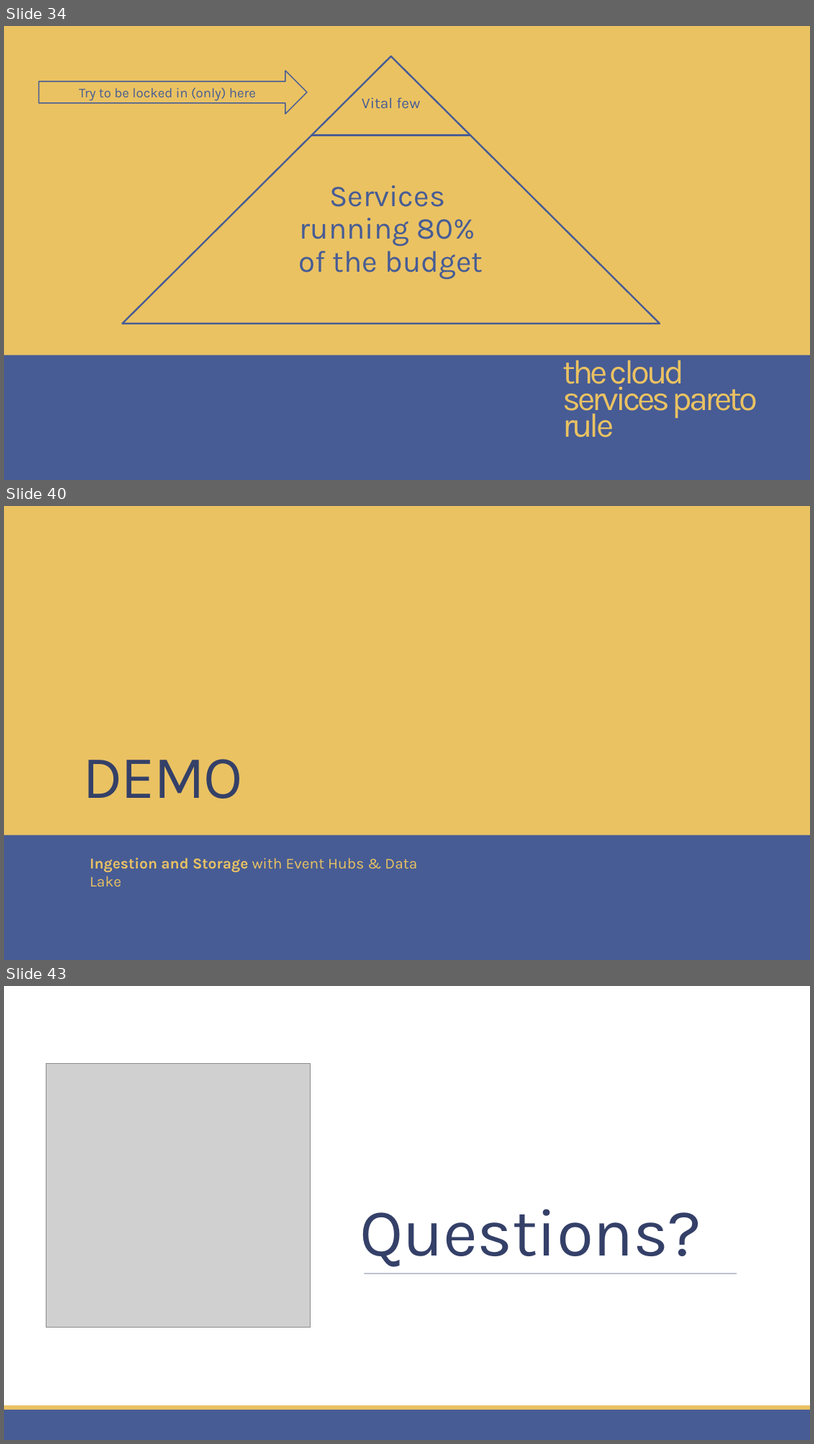
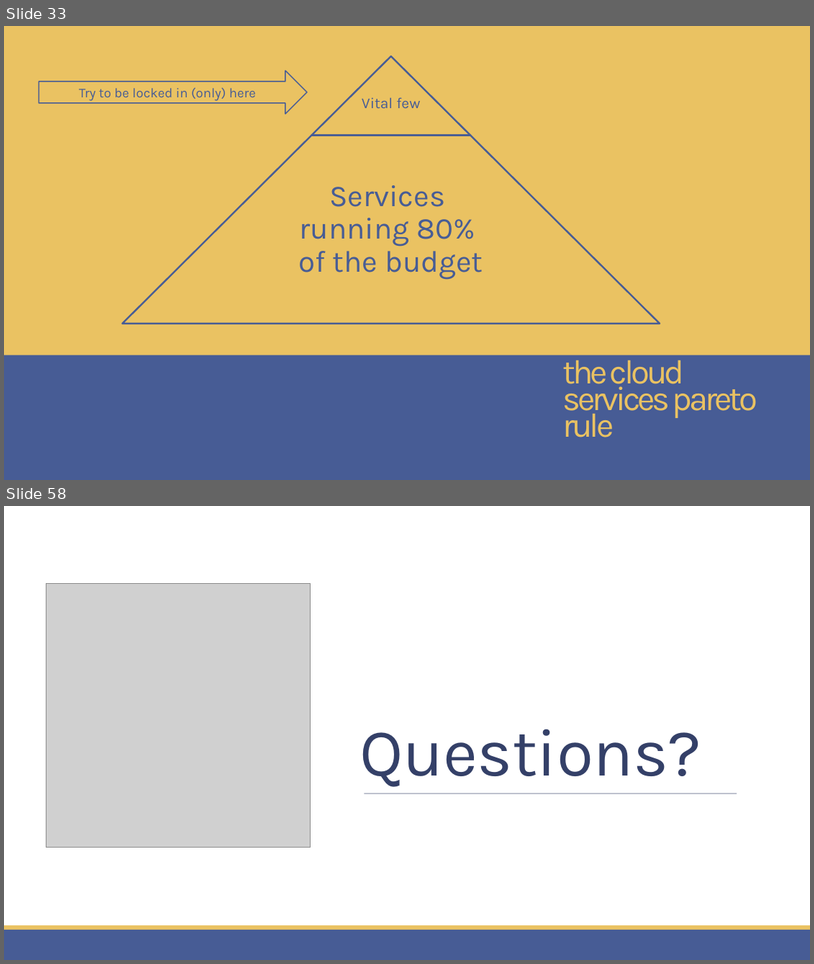
Before and after one commit to childotg/Events.2023, a slide deck: 230425 - DevOpsCon @London/Let's go Hybrid! Is it better.. No. Is it cheaper.. Yes!.pptx. Shown one above the other, each under a label of ours: slides 34, 40 and 43 before the commit, slides 33 and 58 after it; the slides between them are not shown. The pictures are 814x1444 and 814x964 pixels, drawn with LibreOffice and Linux fonts; fonts in the diff are those of the drawing; grey boxes stand for pictures; background and template pictures are left out. Boxes give left, top, right and bottom in pixels: in the first picture for what was removed or moved away, otherwise in the second. Text is boxed around its words. In the diff, an @@ line names an element or a change of style, - is before the commit and + after.

```diff
--- a/230425 - DevOpsCon @London/Let's go Hybrid! Is it better.. No. Is it cheaper.. Yes!.pptx
+++ b/230425 - DevOpsCon @London/Let's go Hybrid! Is it better.. No. Is it cheaper.. Yes!.pptx
@@ slide 40 removed at (x1=4, y1=506, x2=810, y2=960), background gradient #46507B to #283665 to #222C4F @@
@@ rectangle removed at (x1=4, y1=506, x2=810, y2=960) @@
@@ rectangle removed at (x1=4, y1=506, x2=810, y2=835) @@
@@ title removed at (x1=82, y1=759, x2=243, y2=798) @@
-DEMO
@@ rectangle removed at (x1=4, y1=834, x2=810, y2=960) @@
@@ text removed at (x1=90, y1=857, x2=417, y2=886) @@
-Ingestion and Storage with Event Hubs & Data Lake
@@ rectangle removed at (x1=4, y1=929, x2=810, y2=960) @@
@@ rectangle removed at (x1=4, y1=925, x2=810, y2=929) @@
@@ what was slide 34 is now slide 33 @@
@@ what was slide 43 is now slide 58 @@
```
Also in this commit, not shown: 9 slides changed, 21 slides added, 5 other slides removed, 1 other file.
